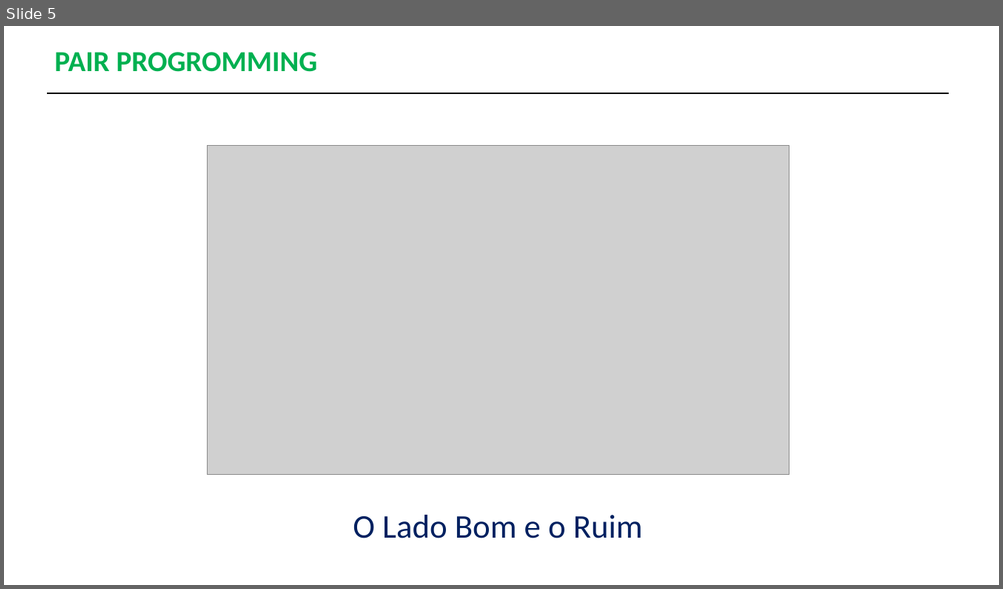
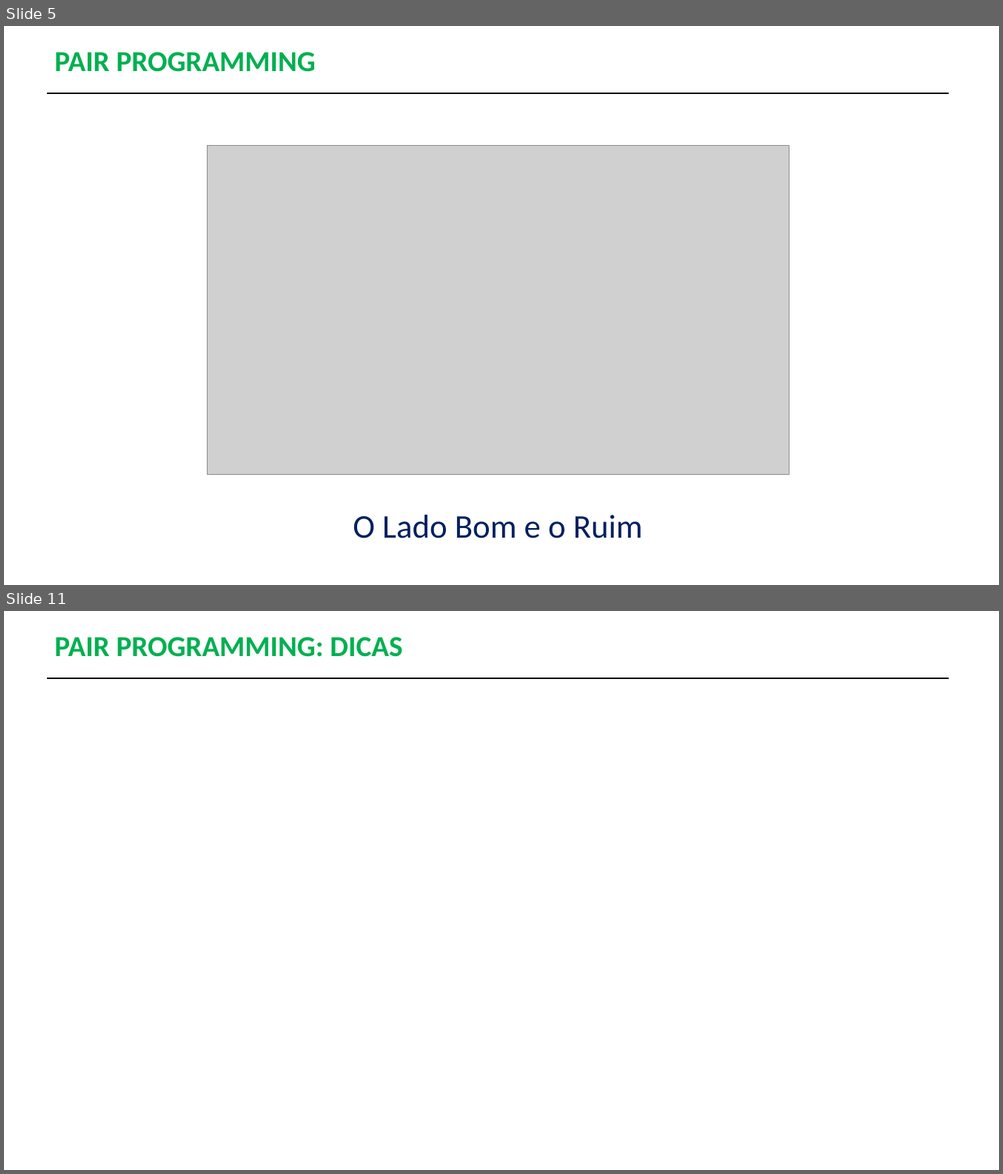
Before and after one commit to ricardohtakuno/Pair-Programming, a slide deck: Apresentação-PairProgramming.pptx. Shown one above the other, each under a label of ours: slide 5 before the commit, slides 5 and 11 after it; the slides between them are not shown. The pictures are 1003x589 and 1003x1174 pixels, drawn with LibreOffice and Linux fonts; fonts in the diff are those of the drawing; grey boxes stand for pictures. Boxes give left, top, right and bottom in pixels: in the first picture for what was removed or moved away, otherwise in the second. Text is boxed around its words. In the diff, an @@ line names an element or a change of style, - is before the commit and + after.

```diff
--- a/Apresentação-PairProgramming.pptx
+++ b/Apresentação-PairProgramming.pptx
@@ slide 11 added at (4, 611, 999, 1170), background #FFFFFF @@
@@ text added at (54, 637, 402, 657), 28 pt, text #00B050, bold @@
+PAIR PROGRAMMING: DICAS
@@ line added from (47, 678) to (948, 678), #000000 1.5 pt @@
@@ slide 5 changed as well @@
@@ text at (54, 52, 316, 72): text changed @@
-PAIR PROGROMMING
+PAIR PROGRAMMING
```
Also in this commit, not shown: 3 other slides changed, 5 other slides added, 1 slide removed, 2 other files.
